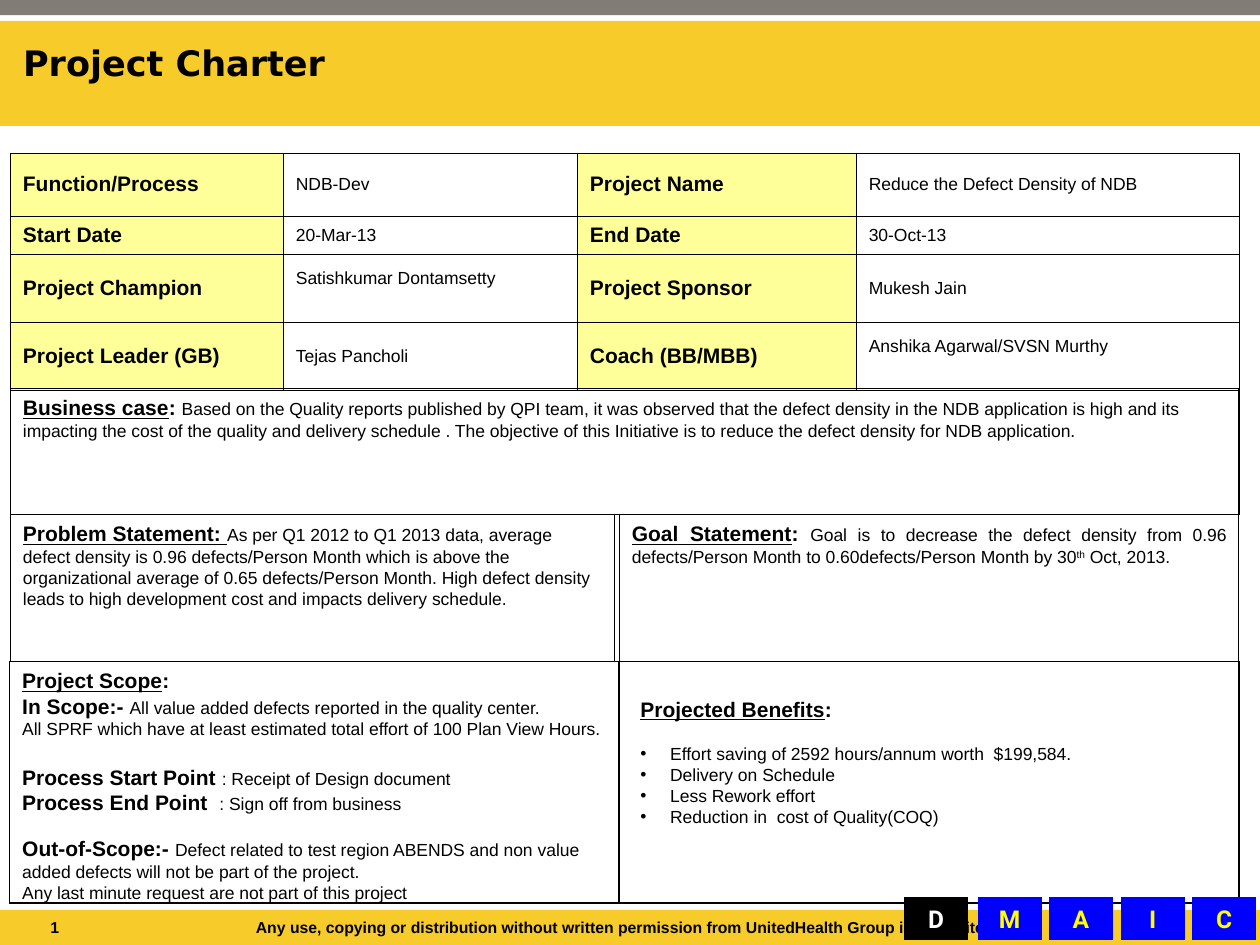
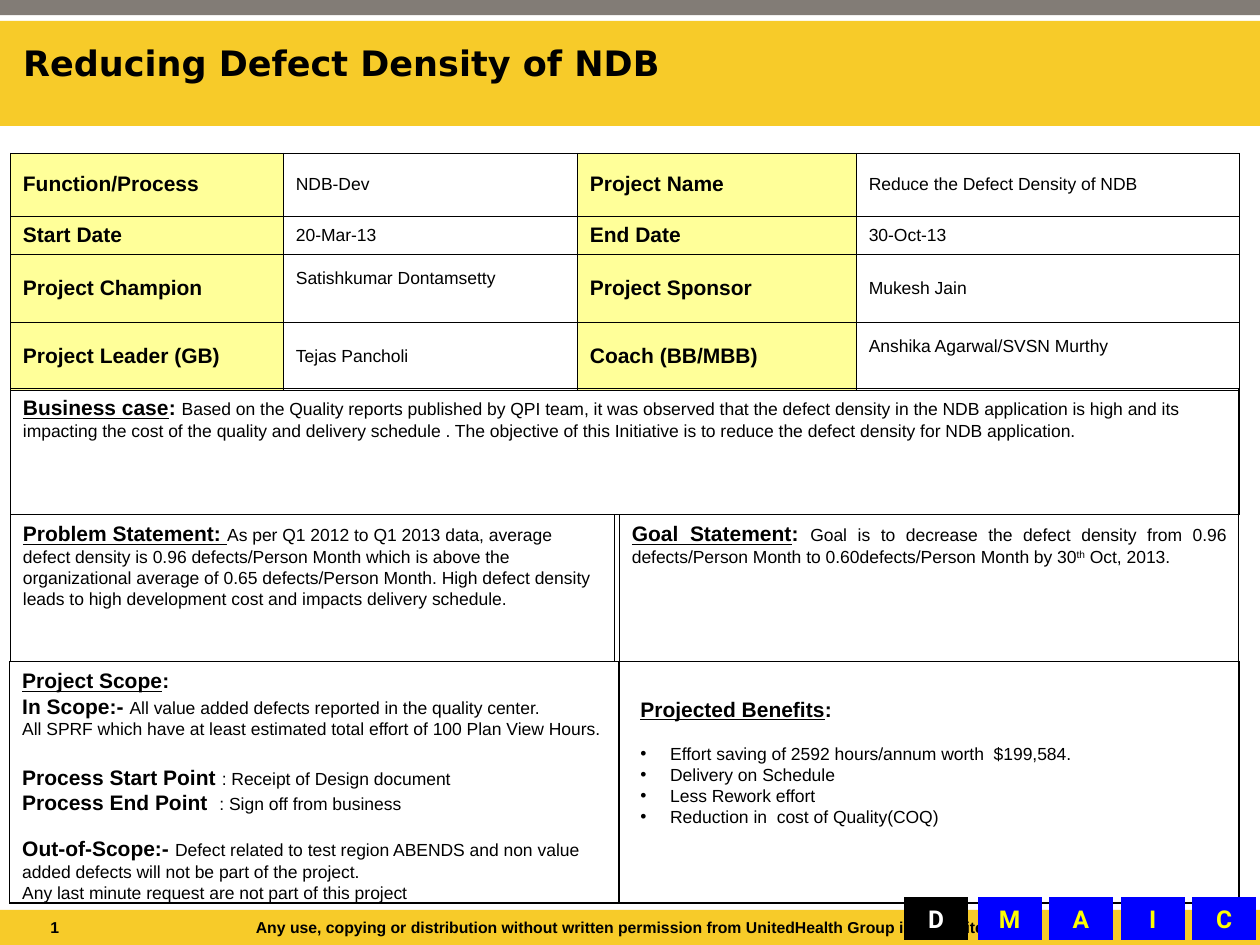
Before and after one commit to tp70227/GBDocs, a slide deck: slide 1 of Final update - DD GB.ppt. Drawn at 1260x945 pixels with LibreOffice and Linux fonts; fonts in the diff are those of the drawing; background and template pictures are left out. Boxes give left, top, right and bottom in pixels: in the first picture for what was removed or moved away, otherwise in the second. Text is boxed around its words. In the diff, an @@ line names an element or a change of style, - is before the commit and + after.

Commit message:
May 27 Update after discussion with Anshika
no defect list replaced
presentation updated
new report generated
PV hours report generated till april

```diff
--- a/Final update - DD GB.ppt
+++ b/Final update - DD GB.ppt
@@ title at bbox=[23, 49, 659, 84]: text changed @@
-Project Charter
+Reducing Defect Density of NDB
```
Also in this commit, not shown: 3 other files.
